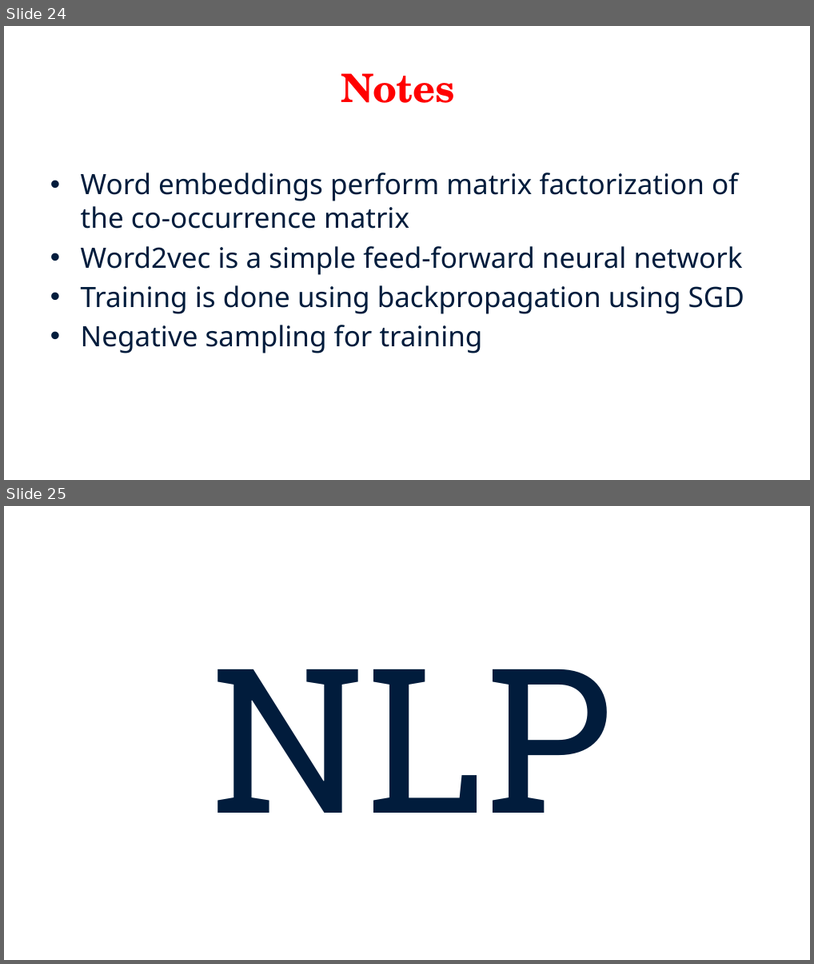
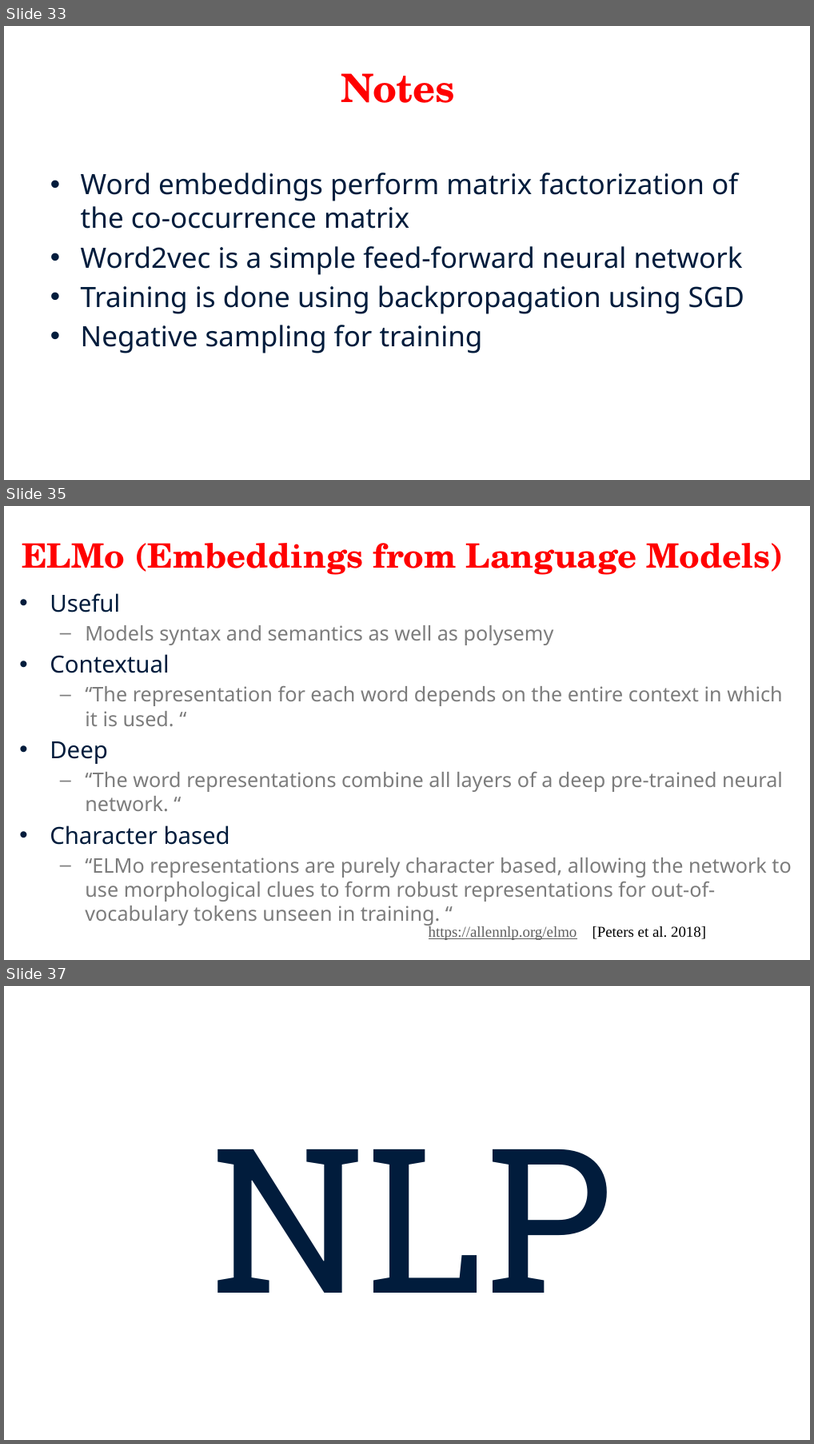
Before and after one commit to fanfeng2015/Natural-Language-Processing, a slide deck: Slides/Lecture 11-5.pptx. Shown one above the other, each under a label of ours: slides 24 and 25 before the commit, slides 33, 35 and 37 after it; the slides between them are not shown. The pictures are 814x964 and 814x1444 pixels, drawn with LibreOffice and Linux fonts; fonts in the diff are those of the drawing. Boxes give left, top, right and bottom in pixels: in the first picture for what was removed or moved away, otherwise in the second. Text is boxed around its words. In the diff, an @@ line names an element or a change of style, - is before the commit and + after.

```diff
--- a/Slides/Lecture 11-5.pptx
+++ b/Slides/Lecture 11-5.pptx
@@ slide 35 added at (4, 506, 810, 960), background #FFFFFF @@
@@ title added at (22, 543, 784, 575), 40 pt, text #FF0000, bold @@
+ELMo (Embeddings from Language Models)
@@ text added at (50, 593, 791, 925), 24 pt, text #7C7C7C @@
+• Useful
+  – Models syntax and semantics as well as polysemy
+• Contextual
+  – “The representation for each word depends on the entire context in which it is used. “
+• Deep
+  – “The word representations combine all layers of a deep pre-trained neural network. “
+• Character based
+  – “ELMo representations are purely character based, allowing the network to use morphological clues to form robust representations for out-of-vocabulary tokens unseen in training. “
@@ text added at (429, 924, 706, 940), 18 pt, text #5F5F5F, underline @@
+https://allennlp.org/elmo [Peters et al. 2018]
@@ what was slide 24 is now slide 33 @@
@@ what was slide 25 is now slide 37 @@
```
Also in this commit, not shown: 6 slides changed, 14 other slides added, 3 slides removed, 24 other files.
